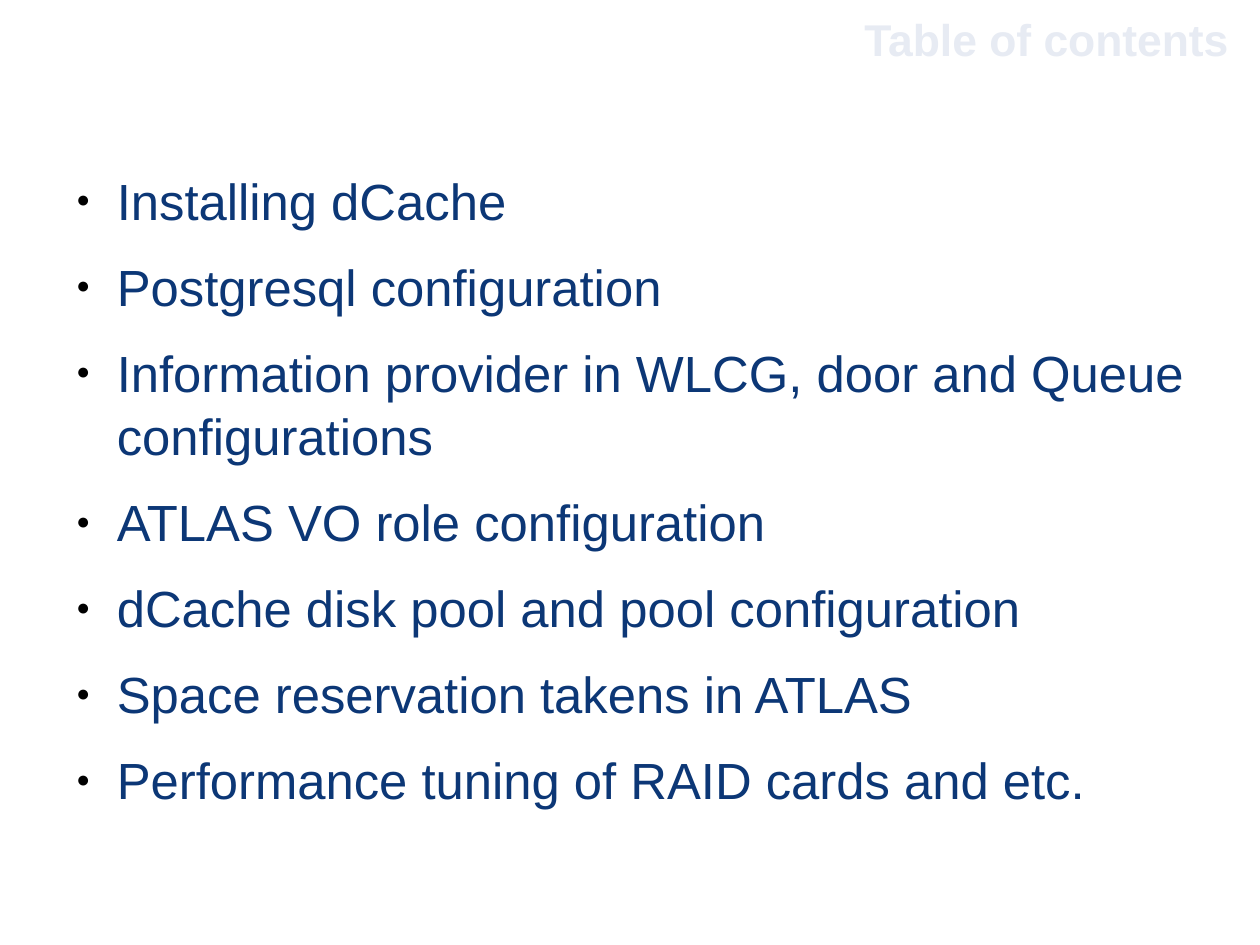
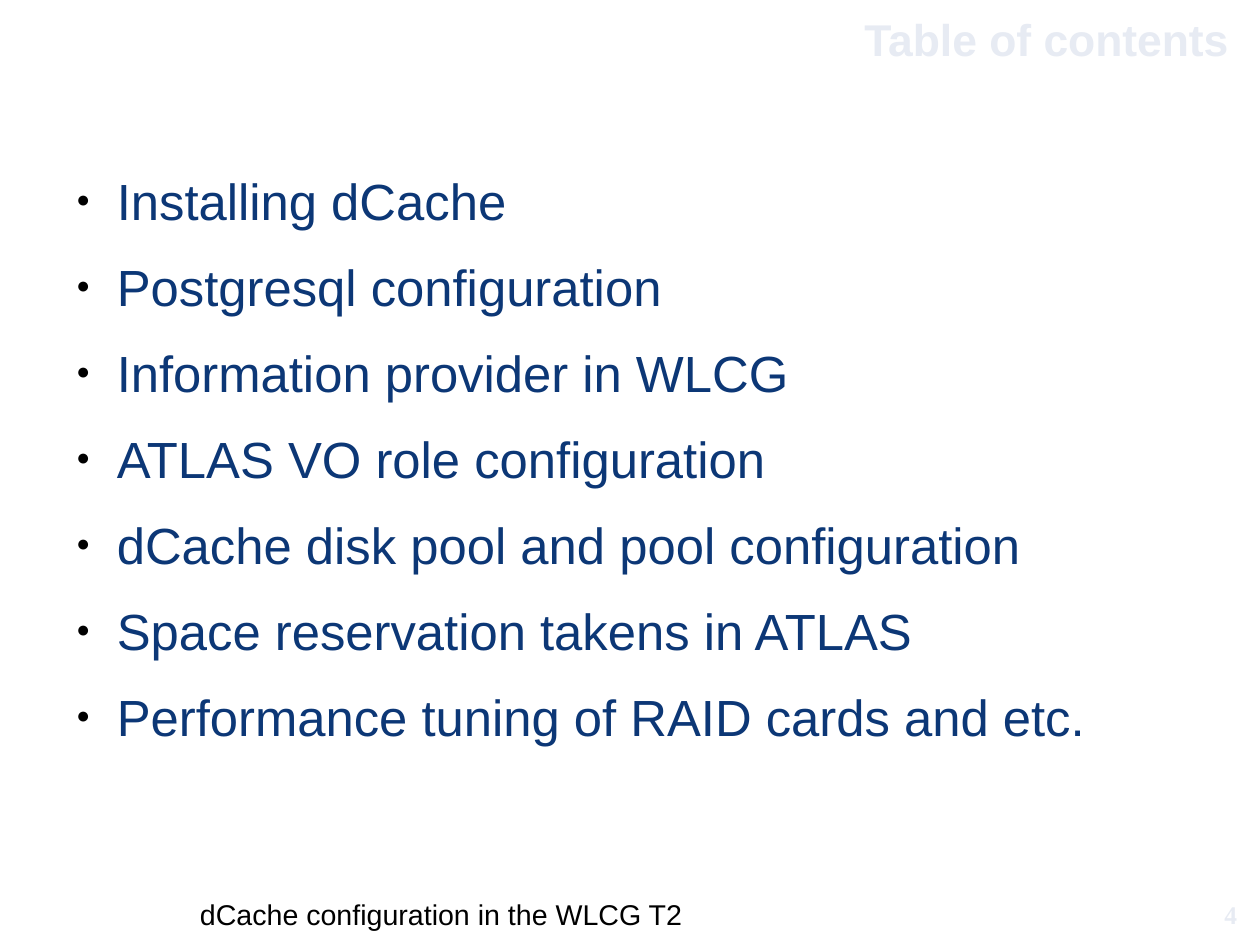
Before and after one commit to GenKawamura/GridKa2014-Material_ATLAS-T2_Example, a slide deck: slide 4 of dcache_wlcg_tier2_gridka.odp. Drawn at 1260x945 pixels with LibreOffice and Linux fonts; fonts in the diff are those of the drawing; background and template pictures are left out. Boxes give left, top, right and bottom in pixels: in the first picture for what was removed or moved away, otherwise in the second. Text is boxed around its words. In the diff, an @@ line names an element or a change of style, - is before the commit and + after.

```diff
--- a/dcache_wlcg_tier2_gridka.odp
+++ b/dcache_wlcg_tier2_gridka.odp
@@ text at (x1=117, y1=355, x2=788, y2=402): text changed @@
-● Information provider in WLCG, door and Queue configurations
+● Information provider in WLCG
@@ page number added at (x1=1092, y1=887, x2=1237, y2=942), 16 pt, text #E7EBF3, bold @@
+4
@@ text added at (x1=200, y1=904, x2=682, y2=931), 18 pt, text #000000 @@
+dCache configuration in the WLCG T2
```
Also in this commit, not shown: 13 other slides changed, 5 slides added, 5 slides removed, 3 other files.
